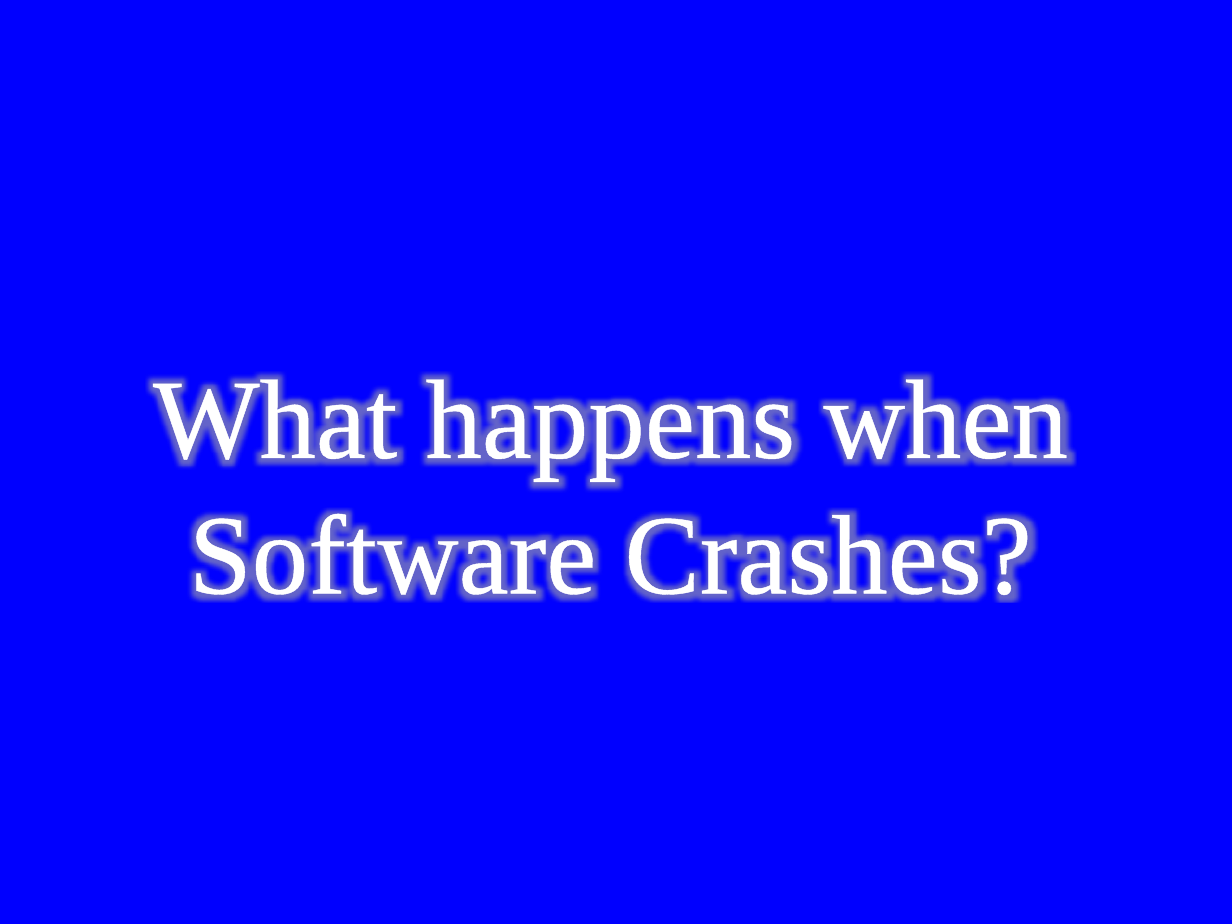
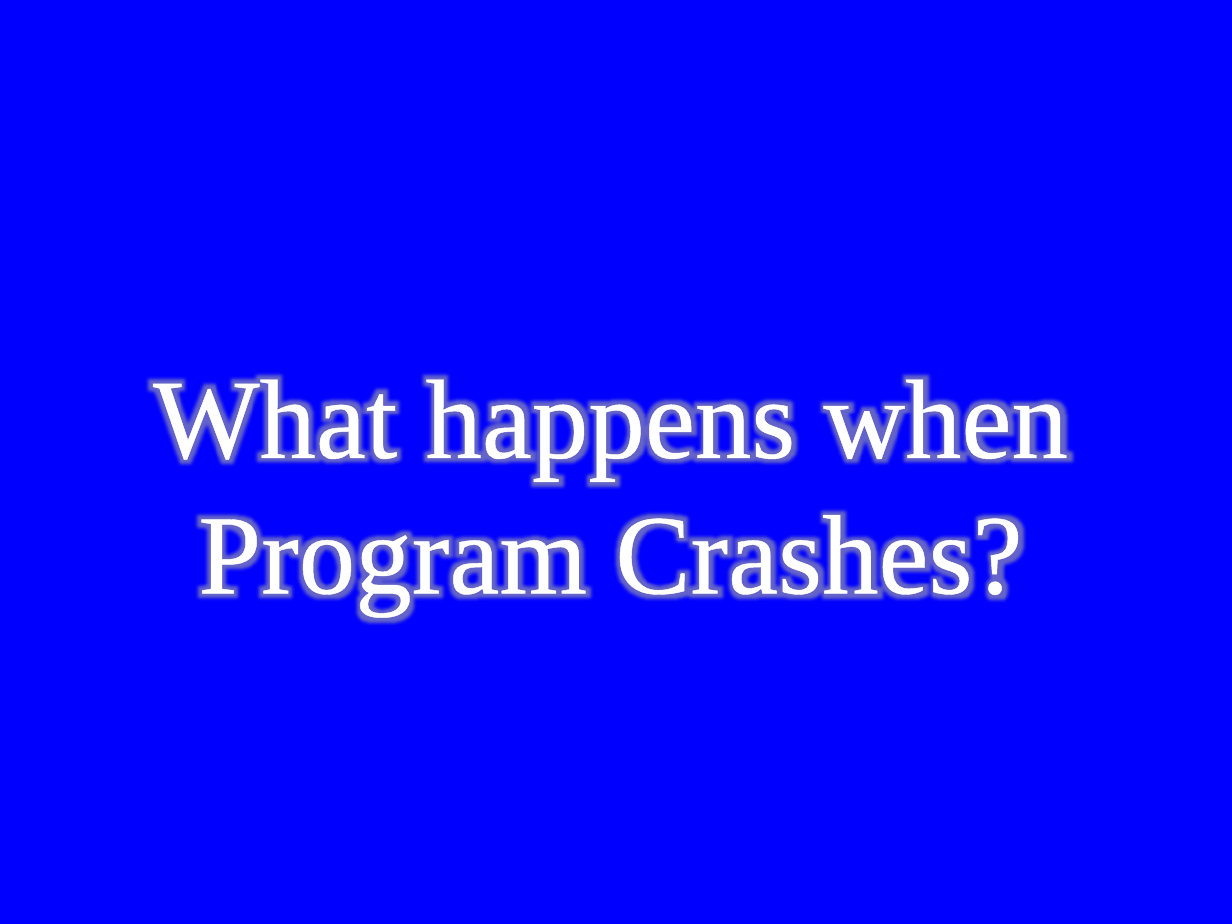
Before and after one commit to octaviordz/zjnu2017.github.io, a slide deck: slide 5 of OOP/lectures/060--Internal.Classes.and.Exceptions.pptx. Drawn at 1232x924 pixels with LibreOffice and Linux fonts; fonts in the diff are those of the drawing; background and template pictures are left out. Boxes give left, top, right and bottom in pixels: in the first picture for what was removed or moved away, otherwise in the second. Text is boxed around its words. In the diff, an @@ line names an element or a change of style, - is before the commit and + after.

```diff
--- a/OOP/lectures/060--Internal.Classes.and.Exceptions.pptx
+++ b/OOP/lectures/060--Internal.Classes.and.Exceptions.pptx
@@ text at [153, 376, 1067, 614]: text changed @@
-What happens when Software Crashes?
+What happens when Program Crashes?
```
Also in this commit, not shown: 15 other slides changed, 1 other file.
